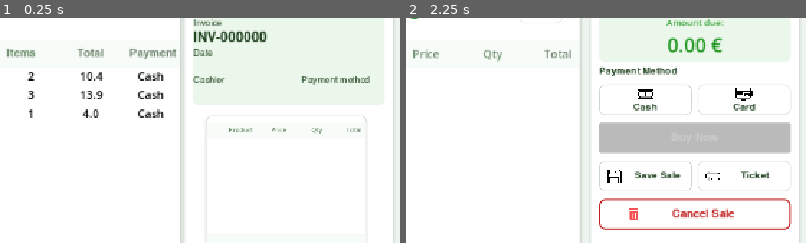
Above: before the commit, frames 1-2 (left to right).
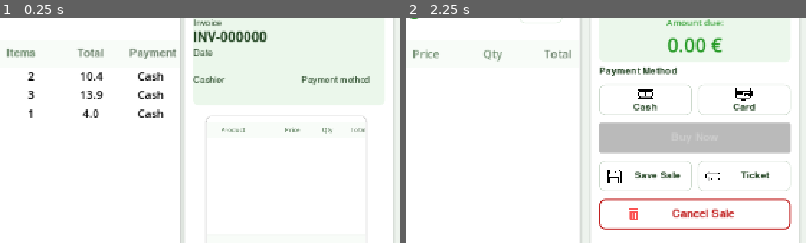
Above: after the commit, the same moments.

Repository: fersaezl/Algodonales-Fresh-POS
Game: Godot game, scene res://Scenes/SalesHistory.tscn
The game is run twice, just before and just after one commit, with the same random seed, the same clock (stepped at 60 frames per second) and the same inputs. This scene is started directly instead of the project's main scene.
Inputs (mouse positions are % of the whole screen's width and height, from its top left):
- Up to frame 1 (0.25 s): no input
- Up to frame 2 (2.25 s): click (14, 25) at 0.52 s; type "12" at 0.6 s; click (14, 36) at 0.75 s; type "12" at 0.83 s; click "Sales History" at 1.25 s; click "Sales" at 2 s
The pictures show only the part of the screen within x 50-100%, y 19-69%; the shares and areas given below are measured in that part.

The runs differ from the first frame. In frame 1, 0.3% of the frame differs, in the area x 55-92%, y 48-52%; in frame 2, nothing differs.

Commit message:
Improve the display of the product list in the sales history by using custom labels and adjusting the minimum size

Diff:
--- a/Scenes/Summary.tscn
+++ b/Scenes/Summary.tscn
@@ -15,9 +15,7 @@
 
 [sub_resource type="StyleBoxFlat" id="StyleBoxFlat_j80qm"]
 bg_color = Color(0.972549, 0.9882353, 0.972549, 1)
-border_width_left = 1
 border_width_top = 1
-border_width_right = 1
 border_width_bottom = 1
 
 [sub_resource type="StyleBoxEmpty" id="StyleBoxEmpty_a2bjf"]
@@ -83,7 +81,7 @@
 grow_vertical = 2
 
 [node name="ColImg" type="Label" parent="CenterContainer/MainCard/VBoxContainer/ColHeaderPanel/ColHeaderRow" unique_id=432803199]
-custom_minimum_size = Vector2(50, 0)
+custom_minimum_size = Vector2(30, 0)
 layout_mode = 2
 
 [node name="ColProduct" type="Label" parent="CenterContainer/MainCard/VBoxContainer/ColHeaderPanel/ColHeaderRow" unique_id=1111677262]
@@ -93,21 +91,20 @@
 text = "Product"
 
 [node name="ColPrice" type="Label" parent="CenterContainer/MainCard/VBoxContainer/ColHeaderPanel/ColHeaderRow" unique_id=382816936]
-custom_minimum_size = Vector2(98, 0)
+custom_minimum_size = Vector2(90, 0)
 layout_mode = 2
 size_flags_horizontal = 4
 theme_override_colors/font_color = Color(0.44313726, 0.56078434, 0.44313726, 1)
 text = "Price"
 
 [node name="ColQty" type="Label" parent="CenterContainer/MainCard/VBoxContainer/ColHeaderPanel/ColHeaderRow" unique_id=1488745913]
-custom_minimum_size = Vector2(84, 0)
+custom_minimum_size = Vector2(68, 0)
 layout_mode = 2
 size_flags_horizontal = 4
 theme_override_colors/font_color = Color(0.44313726, 0.56078434, 0.44313726, 1)
 text = "Qty"
 
 [node name="ColTotal" type="Label" parent="CenterContainer/MainCard/VBoxContainer/ColHeaderPanel/ColHeaderRow" unique_id=1916710738]
-custom_minimum_size = Vector2(50, 0)
 layout_mode = 2
 size_flags_horizontal = 8
 theme_override_colors/font_color = Color(0.44313726, 0.5254902, 0.44313726, 1)
--- a/Scripts/sales_history.gd
+++ b/Scripts/sales_history.gd
@@ -116,19 +116,35 @@
 		var line_total = float(prod.get("price", 0.0)) * int(prod.get("quantity", 1))
 		subtotal += line_total
 
-		var dataProduct = [
-			str(prod.get("productName")),
-			str(prod.get("price")) + "€",
-			str(prod.get("quantity")),
-			str(snapped(line_total, 0.01)) + "€"
-		]
-
-		for data in dataProduct:
-			var label = Label.new()
-			label.text = data
-			label.size_flags_horizontal = Control.SIZE_EXPAND_FILL
-			label.add_theme_color_override("font_color", Color.BLACK)
-			row.add_child(label)
+		var name_lbl = Label.new()
+		name_lbl.text = str(prod.get("productName"))
+		name_lbl.size_flags_horizontal = Control.SIZE_EXPAND_FILL
+		name_lbl.add_theme_color_override("font_color", Color.BLACK)
+		row.add_child(name_lbl)
+
+		var price_lbl = Label.new()
+		price_lbl.text = str(prod.get("price")) + "€"
+		price_lbl.custom_minimum_size = Vector2(98, 0)
+		price_lbl.size_flags_horizontal = Control.SIZE_SHRINK_CENTER
+		price_lbl.horizontal_alignment = HORIZONTAL_ALIGNMENT_CENTER
+		price_lbl.add_theme_color_override("font_color", Color.BLACK)
+		row.add_child(price_lbl)
+
+		var qty_lbl = Label.new()
+		qty_lbl.text = str(prod.get("quantity"))
+		qty_lbl.custom_minimum_size = Vector2(84, 0)
+		qty_lbl.size_flags_horizontal = Control.SIZE_SHRINK_CENTER
+		qty_lbl.horizontal_alignment = HORIZONTAL_ALIGNMENT_CENTER
+		qty_lbl.add_theme_color_override("font_color", Color.BLACK)
+		row.add_child(qty_lbl)
+
+		var total_lbl = Label.new()
+		total_lbl.text = str(snapped(line_total, 0.01)) + "€"
+		total_lbl.custom_minimum_size = Vector2(50, 0)
+		total_lbl.size_flags_horizontal = Control.SIZE_SHRINK_END
+		total_lbl.horizontal_alignment = HORIZONTAL_ALIGNMENT_RIGHT
+		total_lbl.add_theme_color_override("font_color", Color.BLACK)
+		row.add_child(total_lbl)
 
 		itemListSummary.add_child(row)
 
